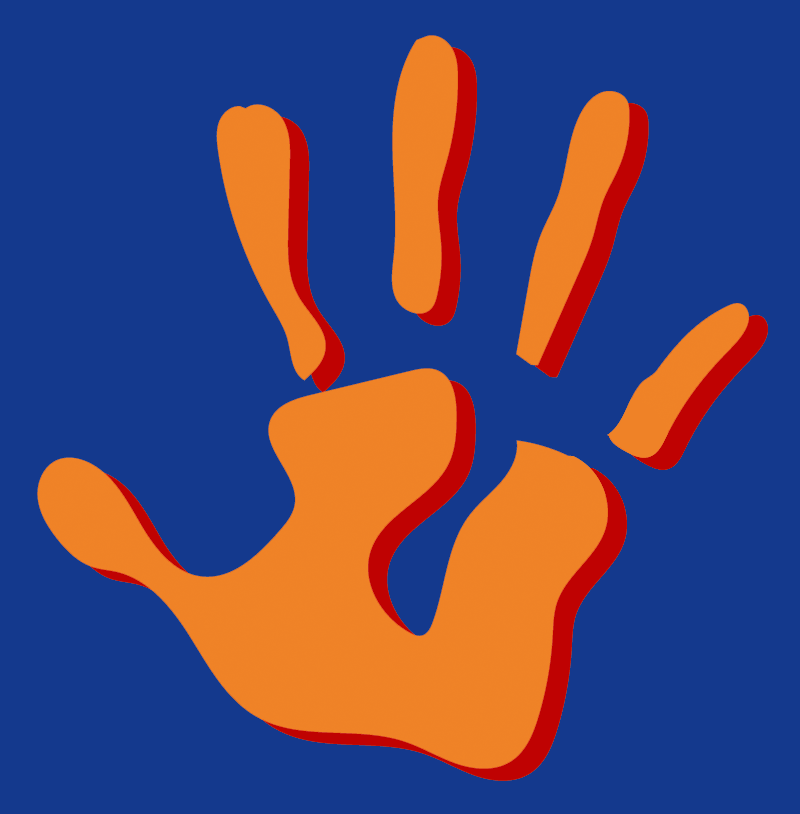
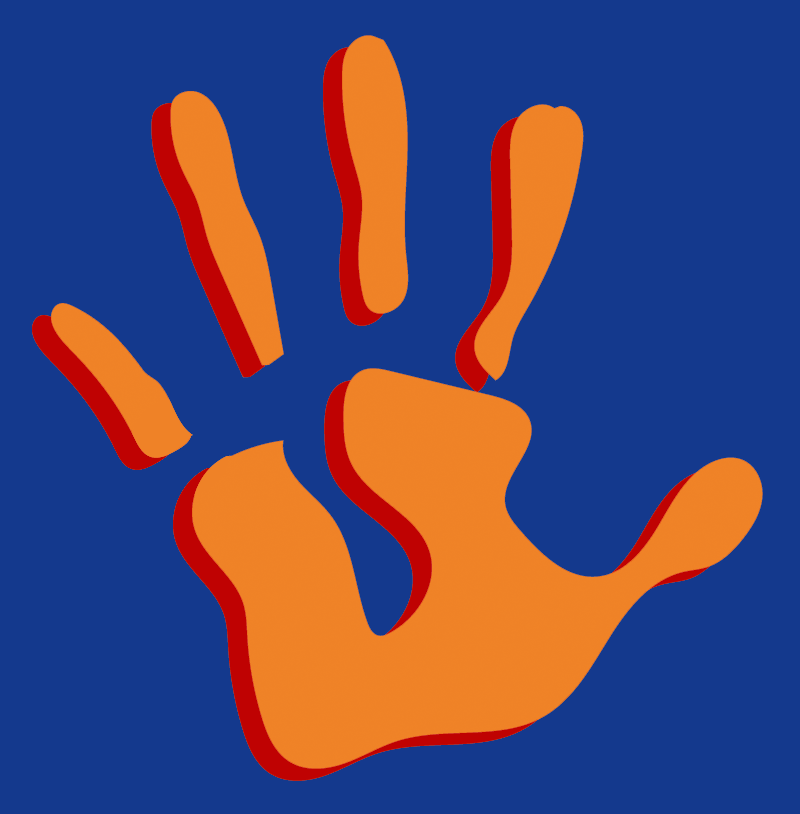
Layered file, before and after one edit (800 × 814). Changes by layer:
painted on "Calque 1" over [37,35,763,769]
painted on "Calque 1 copie" over [32,47,768,781]
painted on "Arrière-plan" over [240,653,560,760]
